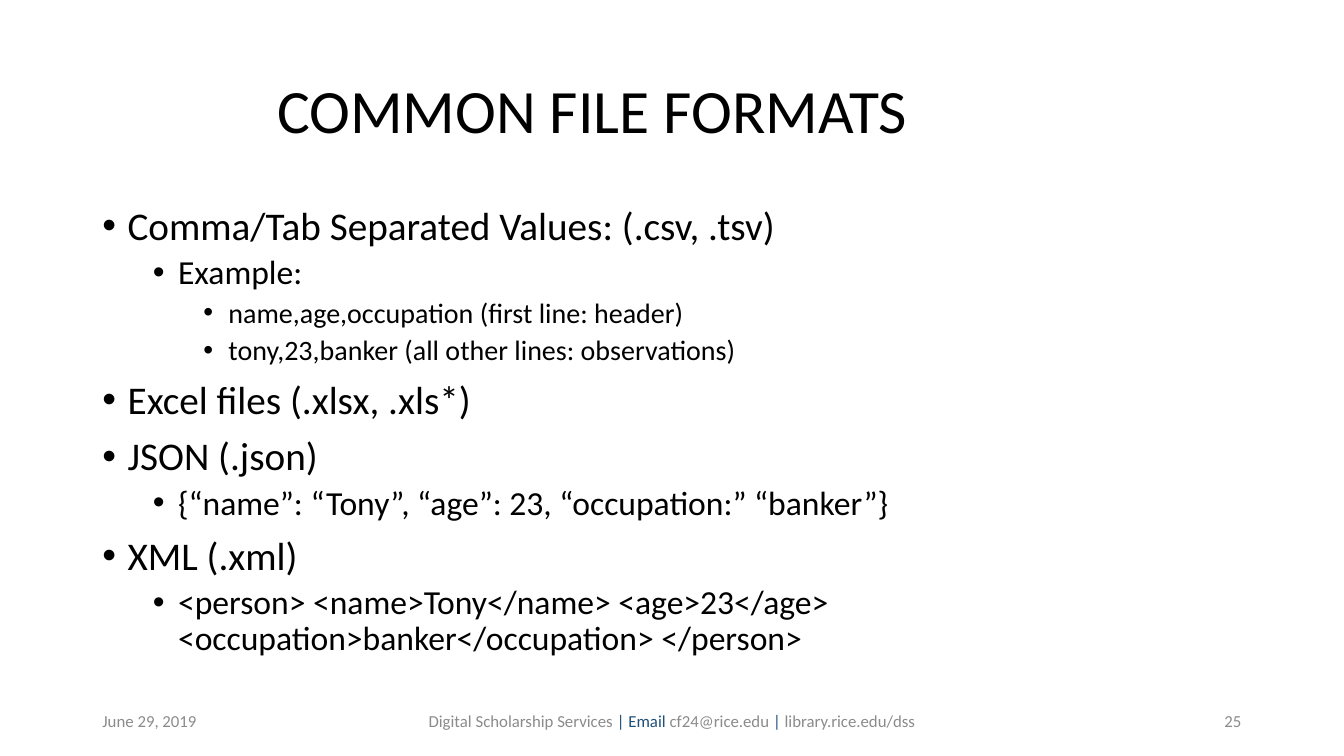
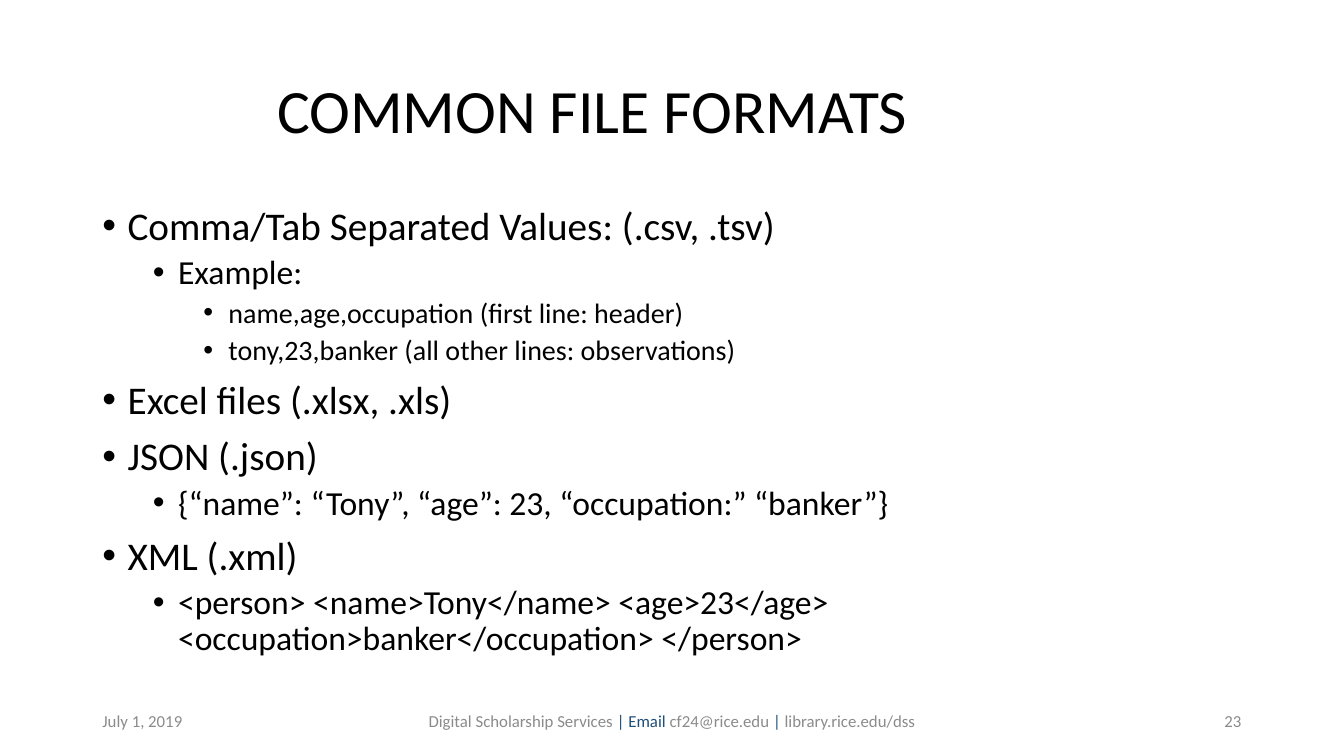
Before and after one commit to bakitybacon/rice-data-and-donuts, a slide deck: slide 23 of introR/Introduction to R.pptx (slide 25 before the commit). Drawn at 1344x756 pixels with LibreOffice and Linux fonts; fonts in the diff are those of the drawing; background and template pictures are left out. Boxes give left, top, right and bottom in pixels: in the first picture for what was removed or moved away, otherwise in the second. Text is boxed around its words. In the diff, an @@ line names an element or a change of style, - is before the commit and + after.

```diff
--- a/introR/Introduction to R.pptx
+++ b/introR/Introduction to R.pptx
@@ text at box(128, 385, 451, 419): text changed @@
-• Excel files (.xlsx, .xls*)
+• Excel files (.xlsx, .xls)
@@ text at box(102, 715, 182, 730): text changed @@
-June 29, 2019
+July 1, 2019
@@ page number at box(1224, 716, 1241, 727): text changed @@
-25
+23
```
Also in this commit, not shown: 39 other slides changed, 2 slides removed.
